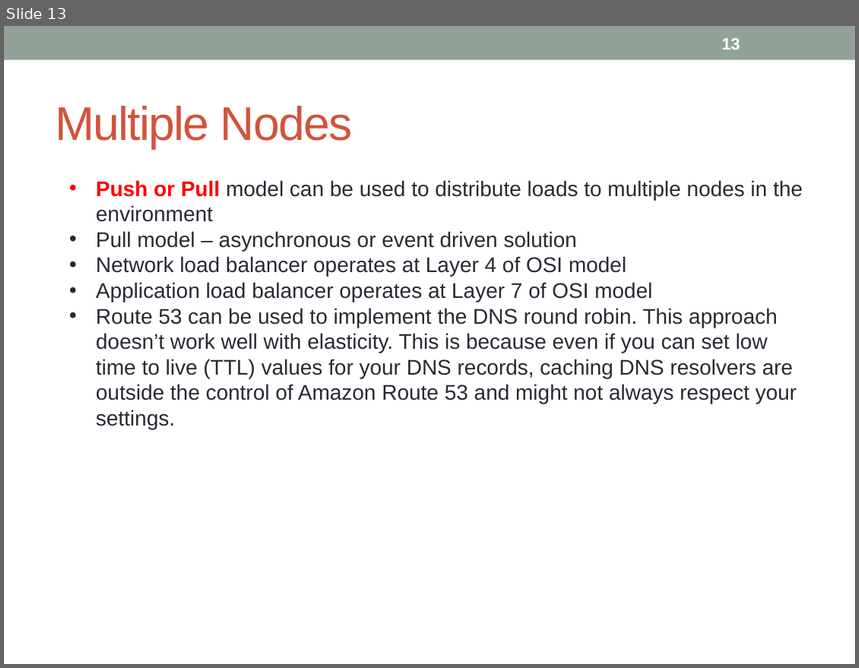
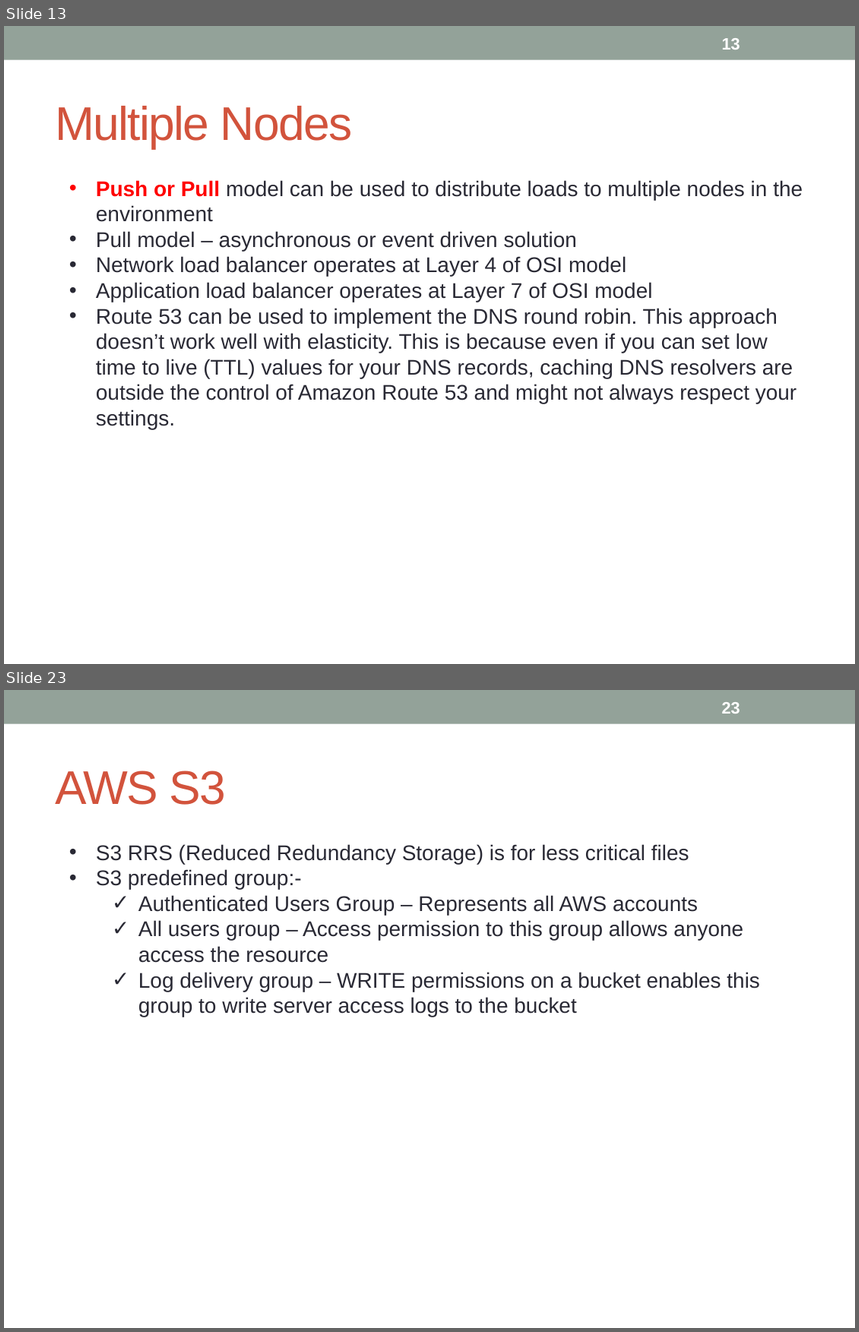
Before and after one commit to notionquest/ProjectDocumentation, a slide deck: AWS_Sysops.pptx. Shown one above the other, each under a label of ours: slide 13 before the commit, slides 13 and 23 after it; the slides between them are not shown. The pictures are 859x668 and 859x1332 pixels, drawn with LibreOffice and Linux fonts; fonts in the diff are those of the drawing. Boxes give left, top, right and bottom in pixels: in the first picture for what was removed or moved away, otherwise in the second. Text is boxed around its words. In the diff, an @@ line names an element or a change of style, - is before the commit and + after.

```diff
--- a/AWS_Sysops.pptx
+++ b/AWS_Sysops.pptx
@@ slide 23 added at (x1=4, y1=690, x2=855, y2=1328), background #FFFFFF; not listed: 1 template element that a slide beside it also shows @@
@@ page number added at (x1=722, y1=702, x2=740, y2=714), 14 pt, text #FFFFFF, bold @@
+23
@@ title added at (x1=55, y1=771, x2=226, y2=805), 40 pt, text #D2533C @@
+AWS S3
@@ text added at (x1=96, y1=844, x2=760, y2=1017), 18 pt, text #292934 @@
+• S3 RRS (Reduced Redundancy Storage) is for less critical files
+• S3 predefined group:-
+  ✓ Authenticated Users Group – Represents all AWS accounts
+  ✓ All users group – Access permission to this group allows anyone access the resource
+  ✓ Log delivery group – WRITE permissions on a bucket enables this group to write server access logs to the bucket
```
Also in this commit, not shown: 4 slides changed, 9 other slides added.
